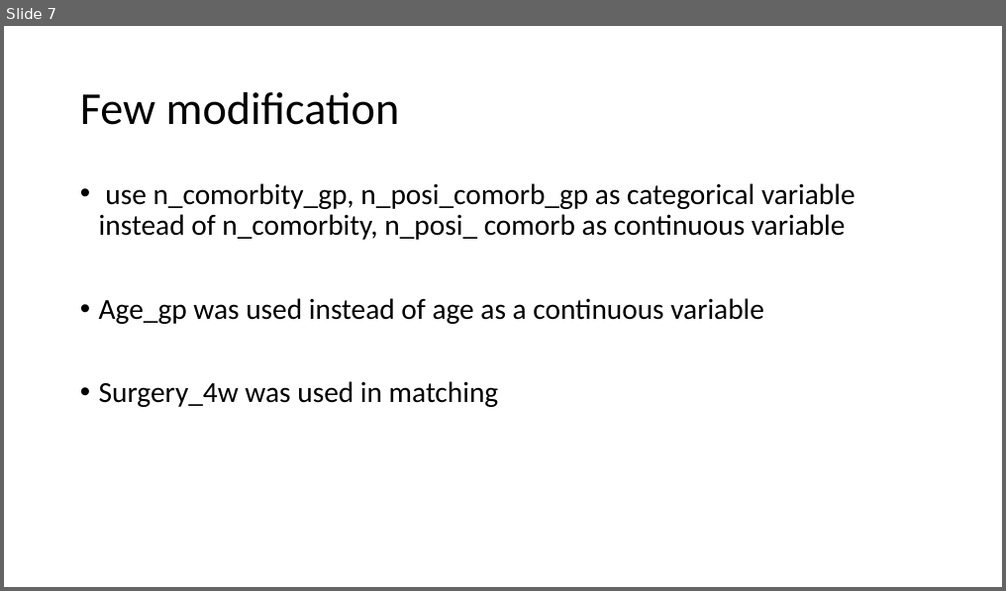
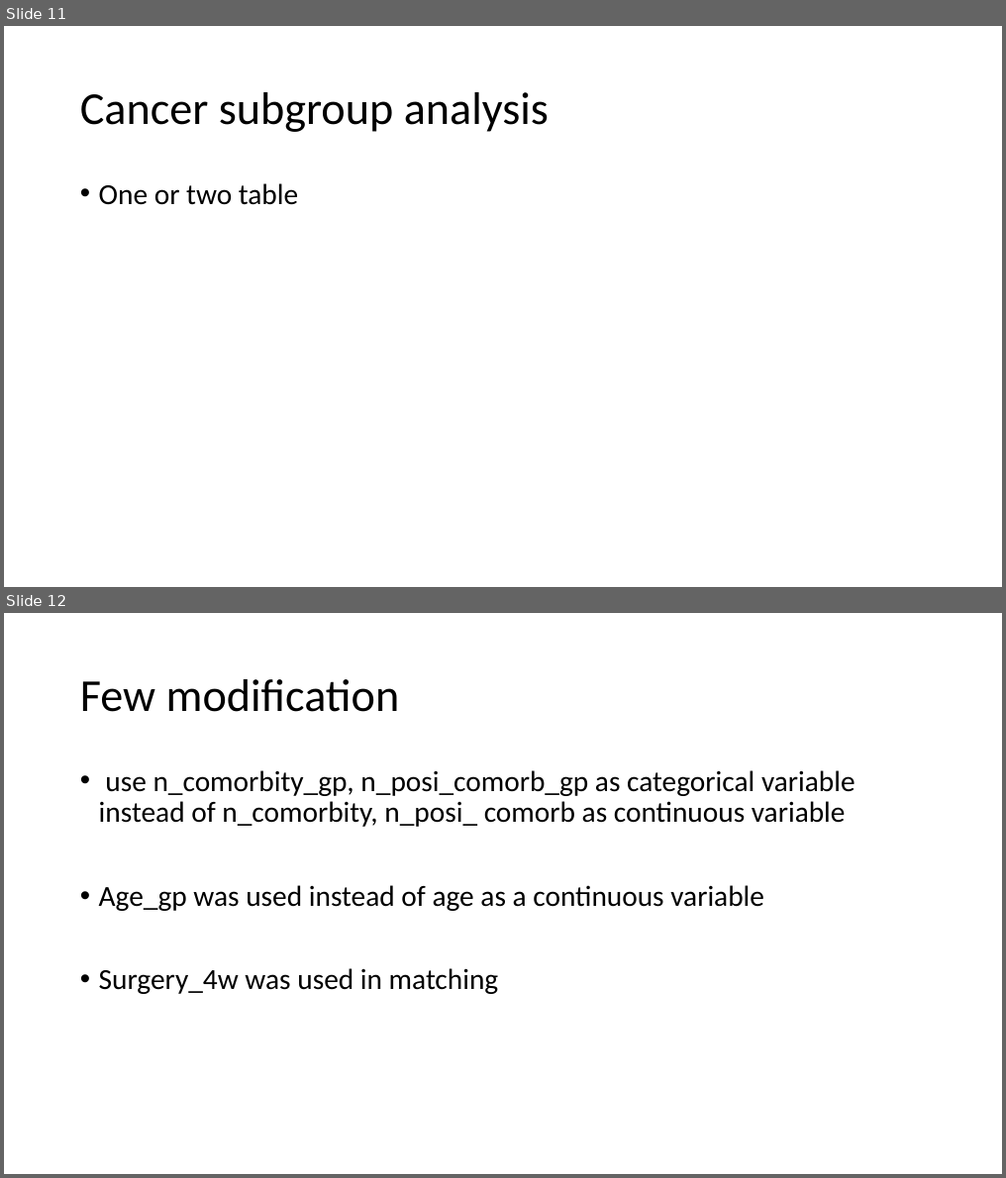
Before and after one commit to FDUguchunhui/cancer, a slide deck: pre/Presentation1.pptx. Shown one above the other, each under a label of ours: slide 7 before the commit, slides 11 and 12 after it. The pictures are 1006x591 and 1006x1178 pixels, drawn with LibreOffice and Linux fonts; fonts in the diff are those of the drawing. Boxes give left, top, right and bottom in pixels: in the first picture for what was removed or moved away, otherwise in the second. Text is boxed around its words. In the diff, an @@ line names an element or a change of style, - is before the commit and + after.

```diff
--- a/pre/Presentation1.pptx
+++ b/pre/Presentation1.pptx
@@ slide 11 added at box(4, 26, 1002, 587), background #FFFFFF @@
@@ title added at box(80, 92, 548, 132), 44 pt, text #000000 @@
+Cancer subgroup analysis
@@ text added at box(99, 183, 298, 205), 28 pt, text #000000 @@
+• One or two table
@@ what was slide 7 is now slide 12 @@
```
Also in this commit, not shown: 1 slide changed, 4 other slides added, 5 other files.
